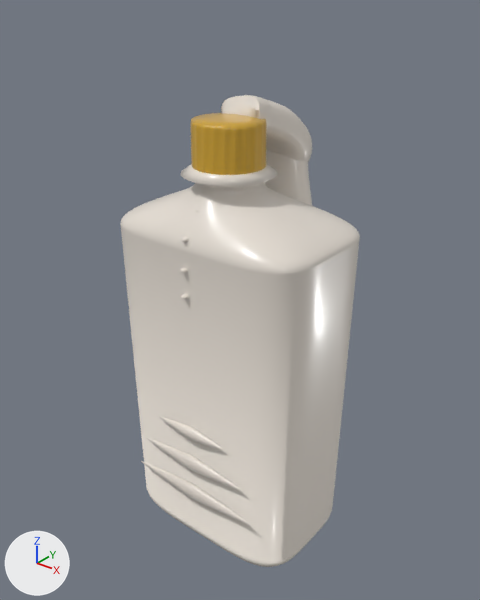
A saved change to the glTF model public/case-study/model/oil-bottle-procedural.glb.
Camera for both pictures: a 50 mm camera at (0.254, -0.315, 0.374) aimed at (-0.001, 0.005, 0.176). The axes (+X, +Y, +Z) are drawn at lower left. The lights are the same throughout. The first picture is the older version. Where no turn or scale is listed for an object, it has been applied to the vertices. Vertices at exactly the same position are counted once.

In view in the first picture: 'Body', 'Cap', 'GripRibs', 'Handle', 'Neck', 'Shoulder' and 1 more.
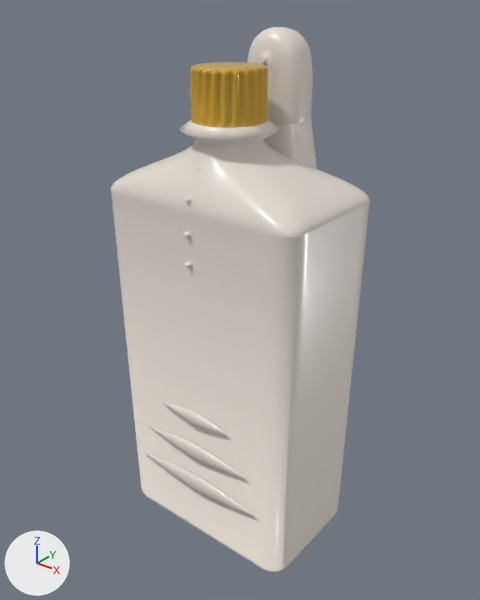
Location of each change, [x1, y1, x2, y2] in pixels of the pictures (480 x 600 px):
'Body', reshaped (8% wider, 12% taller): before [121, 226, 360, 567]; after [111, 191, 370, 573]
'Shoulder', reshaped (8% wider, 8% taller): before [120, 183, 360, 274]; after [111, 139, 370, 237]
'Handle', reshaped: before [221, 95, 312, 206]; after [247, 27, 317, 169]
'Cap', reshaped (6% taller): before [191, 113, 267, 175]; after [190, 62, 268, 128]
'GripRibs', rescaled: before [141, 417, 250, 525]; after [145, 402, 254, 516]
'Neck', moved, rescaled: before [181, 164, 277, 189]; after [180, 120, 279, 145]

Diff of the bpy script that builds the scene:
```diff
--- a/public/case-study/model/oil-bottle-procedural.glb.py
+++ b/public/case-study/model/oil-bottle-procedural.glb.py
@@ me_body @@
-me_body.from_pydata(...)  # 640 vertices, 1150 faces; spans x -0.073..0.073, y -0.05..0.05, z 0.0..0.229
+me_body.from_pydata(...)  # 640 vertices, 1150 faces; spans x -0.073..0.073, y -0.046..0.046, z 0.0..0.252
+# me_body part 1: 638 of 640 vertices moved; they spanned x -0.073..0.073, y -0.05..0.05, z 0.0..0.229 and now span x -0.073..0.073, y -0.046..0.046, z 0.0..0.252; mean shift (0.0, 0.0, 0.003); largest move (0.047, 0.048, 0.229) -> (0.019, 0.046, 0.252)
 me_body.materials.append(mat_oilbottlebody)
@@ me_cap @@
-me_cap.from_pydata(...)  # 640 vertices, 1150 faces; spans x -0.0225..0.0225, y -0.0302..0.0148, z 0.272..0.3
+me_cap.from_pydata(...)  # 640 vertices, 1150 faces; spans x -0.0225..0.0225, y -0.0295..0.0155, z 0.2987..0.3295
+# me_cap part 2: 640 of 640 vertices moved; they spanned x -0.0225..0.0225, y -0.0302..0.0148, z 0.272..0.3 and now span x -0.0225..0.0225, y -0.0295..0.0155, z 0.2987..0.3295; mean shift (0.0, 0.0006, 0.0284)
 me_cap.materials.append(mat_oilbottlecap)
@@ me_gripribs @@
-me_gripribs.from_pydata(...)  # 546 vertices, 1080 faces; spans x -0.0524..0.0524, y -0.0541..-0.0479, z 0.0419..0.1035
+me_gripribs.from_pydata(...)  # 546 vertices, 1080 faces; spans x -0.0524..0.0524, y -0.0496..-0.044, z 0.046..0.1136
+# me_gripribs part 3: the whole mesh is scaled about its middle by (1, 0.918, 1.1), then moved by (0.0, 0.0042, 0.0071)
 me_gripribs.materials.append(mat_oilbottlebody)
@@ me_handle @@
-me_handle.from_pydata(...)  # 3168 vertices, 6332 faces; spans x -0.0512..0.0519, y 0.0011..0.0617, z 0.1769..0.3117
+me_handle.from_pydata(...)  # 3168 vertices, 6332 faces; spans x -0.0552..0.0553, y 0.0003..0.0589, z 0.1942..0.3471
+# me_handle part 4: 3168 of 3168 vertices moved; they spanned x -0.0512..0.0519, y 0.0011..0.0617, z 0.1769..0.3117 and now span x -0.0552..0.0553, y 0.0003..0.0589, z 0.1942..0.3471; mean shift (0.0, 0.0069, 0.0246)
 me_handle.materials.append(mat_oilbottlebody)
@@ me_neck @@
-me_neck.from_pydata(...)  # 384 vertices, 512 faces; spans x -0.0293..0.0293, y -0.037..0.0216, z 0.2627..0.272
+me_neck.from_pydata(...)  # 384 vertices, 512 faces; spans x -0.0293..0.0293, y -0.0363..0.0223, z 0.2885..0.2987
+# me_neck part 5: the whole mesh is scaled about its middle by (1, 1, 1.1), then moved by (0.0, 0.0006, 0.0263)
 me_neck.materials.append(mat_oilbottlebody)
@@ me_shoulder @@
-me_shoulder.from_pydata(...)  # 2944 vertices, 5632 faces; spans x -0.0734..0.0734, y -0.0496..0.0496, z 0.2293..0.2627
+me_shoulder.from_pydata(...)  # 2944 vertices, 5632 faces; spans x -0.0734..0.0734, y -0.0455..0.0455, z 0.2519..0.2885
+# me_shoulder part 6: 2944 of 2944 vertices moved; they spanned x -0.0734..0.0734, y -0.0496..0.0496, z 0.2293..0.2627 and now span x -0.0734..0.0734, y -0.0455..0.0455, z 0.2519..0.2885; mean shift (0.0, 0.0003, 0.0243)
 me_shoulder.materials.append(mat_oilbottlebody)
```
